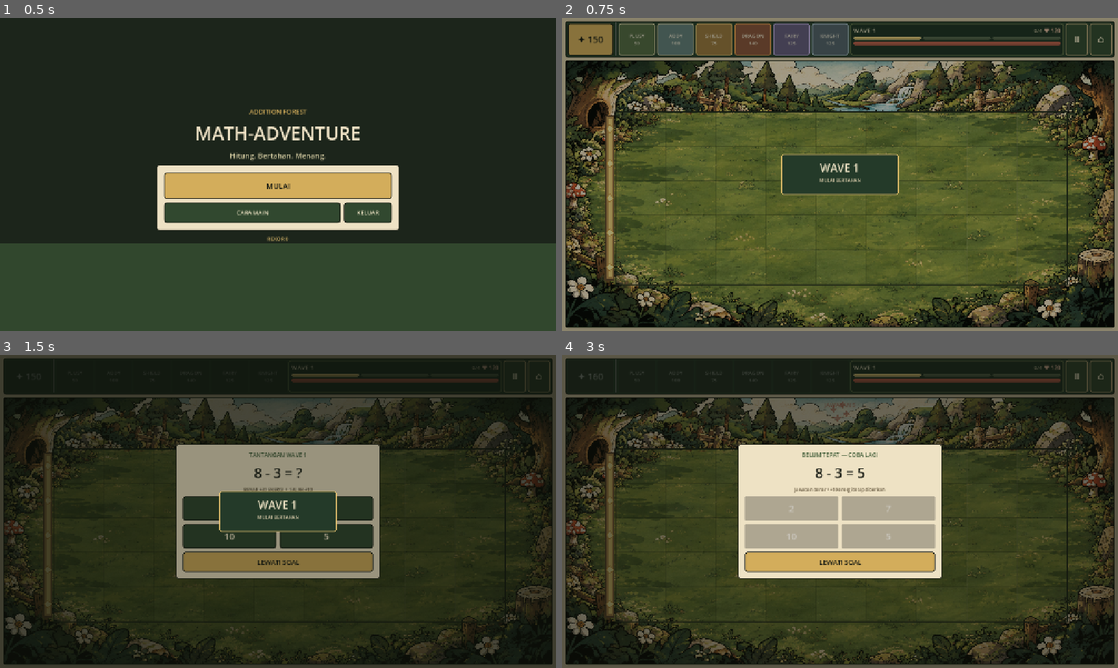
Above: before the commit, frames 1-4 (two rows, left to right).
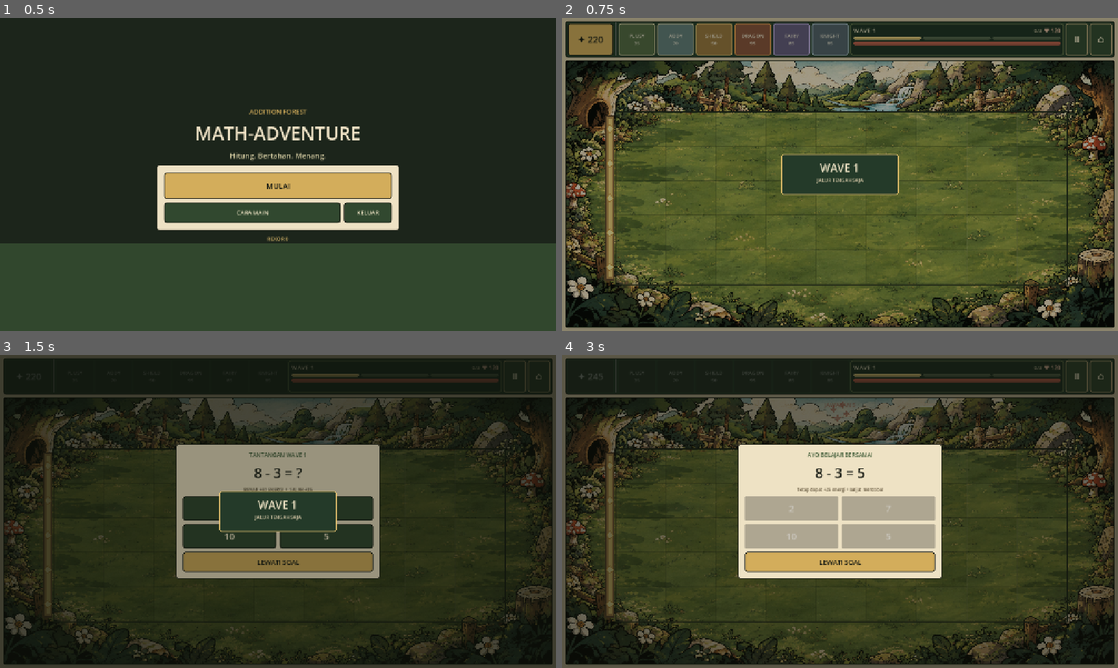
Above: after the commit, the same moments.

Repository: mukhlishulkhaniif/Pengantar-Game
Game: Godot game, scene res://scenes/main_menu.tscn
Same seed, same stepped clock (60 frames per second), same inputs: the game is played once before the commit and once after it.
Inputs:
- Up to frame 1 (0.5 s): no input
- Up to frame 2 (0.75 s): click "MULAI" at 0.5 s
- Up to frame 3 (1.5 s): click "✦ 150" (after the commit: "✦ 220") at 1.25 s
- Up to frame 4 (3 s): click "2" at 2 s; click "7" at 2.75 s

Frame 1 is identical in both runs. In frame 2, 0.1% of the frame differs, in the area x 4-87%, y 4-53%; in frame 3, less than 0.1%; in frame 4, 0.3%, in the area x 4-59%, y 6-44%.

Commit message:
Tingkatkan hadiah energi dari soal matematika

Diff:
--- a/math-adventure/scripts/domain/question_generator.gd
+++ b/math-adventure/scripts/domain/question_generator.gd
@@ -5,26 +5,26 @@
 static func make_question(difficulty: String = "mudah") -> Dictionary:
 	var min_value: int = 0
 	var max_value: int = 10
-	var reward: int = 30
+	var reward: int = 50
 	var difficulty_label: String = "Mudah"
 
 	# Rentang dibuat bertahap untuk anak SD. Angka pada tiap operasi
 	# dijaga agar tidak terlalu besar dan pengurangan tidak menghasilkan negatif.
 	match difficulty.to_lower():
 		"sedang", "medium":
-			min_value = 10
-			max_value = 30
-			reward = 45
+			min_value = 5
+			max_value = 15
+			reward = 60
 			difficulty_label = "Sedang"
 		"sulit", "hard":
 			min_value = 20
 			max_value = 50
-			reward = 60
+			reward = 75
 			difficulty_label = "Sulit"
 		_:
 			min_value = 0
 			max_value = 10
-			reward = 30
+			reward = 50
 			difficulty_label = "Mudah"
 
 	var a: int = randi_range(min_value, max_value)
--- a/math-adventure/scripts/presentation/battle.gd
+++ b/math-adventure/scripts/presentation/battle.gd
@@ -3,10 +3,10 @@
 const MAIN_MENU_SCENE: String = "res://scenes/main_menu.tscn"
 const ArenaViewScript = preload("res://scripts/presentation/arena_view.gd")
 const QuestionGenerator = preload("res://scripts/domain/question_generator.gd")
-const WAVE_COUNTS: Array[int] = [4, 5, 6]
-const GUARDIAN_COSTS: Dictionary = {"Plusy": 50, "Addy Cannon": 100, "Shield Cube": 75, "Multiply Dragon": 140, "Fraction Fairy": 125, "Number Knight": 125}
-
-var energy: int = 150
+const WAVE_COUNTS: Array[int] = [3, 4, 5]
+const GUARDIAN_COSTS: Dictionary = {"Plusy": 35, "Addy Cannon": 70, "Shield Cube": 50, "Multiply Dragon": 95, "Fraction Fairy": 85, "Number Knight": 85}
+
+var energy: int = 220
 var core_hp: int = 120
 var combo: int = 0
 var score: int = 0
@@ -19,6 +19,7 @@
 var spawned_this_wave: int = 0
 var spawn_target: int = 0
 var spawn_timer: float = 0.0
+var passive_energy_timer: float = 0.0
 var intermission_timer: float = 0.0
 var next_enemy_id: int = 1
 var battle_finished: bool = false
@@ -78,9 +79,17 @@
 	if battle_finished or paused:
 		return
 
+	# Regenerasi energi kecil membantu anak tetap bisa mencoba strategi baru.
+	passive_energy_timer += delta
+	if passive_energy_timer >= 7.0:
+		passive_energy_timer -= 7.0
+		energy = mini(999, energy + 5)
+		if is_instance_valid(arena):
+			arena.add_visual_effect("reward", Vector2(arena.size.x * 0.5, 44.0), Color("#a6e6b8"), "+5 ENERGI")
+
 	if spawned_this_wave < spawn_target:
 		spawn_timer += delta
-		var spawn_interval: float = maxf(2.0, 2.65 - float(current_wave - 1) * 0.25)
+		var spawn_interval: float = maxf(3.4, 4.2 - float(current_wave - 1) * 0.3)
 		if spawn_timer >= spawn_interval:
 			spawn_timer = 0.0
 			_spawn_enemy()
@@ -151,12 +160,12 @@
 
 	guardian_button_types = ["Plusy", "Addy Cannon", "Shield Cube", "Multiply Dragon", "Fraction Fairy", "Number Knight"]
 	var card_titles: Dictionary = {
-		"Plusy": "PLUSY\n50",
-		"Addy Cannon": "ADDY\n100",
-		"Shield Cube": "SHIELD\n75",
-		"Multiply Dragon": "DRAGON\n140",
-		"Fraction Fairy": "FAIRY\n125",
-		"Number Knight": "KNIGHT\n125"
+		"Plusy": "PLUSY\n35",
+		"Addy Cannon": "ADDY\n70",
+		"Shield Cube": "SHIELD\n50",
+		"Multiply Dragon": "DRAGON\n95",
+		"Fraction Fairy": "FAIRY\n85",
+		"Number Knight": "KNIGHT\n85"
 	}
 	for guardian_type in guardian_button_types:
 		var guardian_button := _make_button(str(card_titles[guardian_type]), Vector2(card_width, 72), false)
@@ -255,7 +264,7 @@
 	arena.slot_clicked.connect(_on_slot_clicked)
 	arena_panel.add_child(arena)
 
-	# Tantangan matematika muncul hanya ketika pemain mengetuk tombol energi.
+	# Tantangan matematika muncul saat pergantian wave atau ketika pemain mengetuk tombol energi.
 	question_popup = Control.new()
 	question_popup.set_anchors_and_offsets_preset(Control.PRESET_FULL_RECT)
 	question_popup.visible = false
@@ -286,7 +295,7 @@
 	question_label = _make_label("12 + 8 = ?", 31, Color("#171a13"), HORIZONTAL_ALIGNMENT_CENTER)
 	question_label.custom_minimum_size = Vector2(0, 48)
 	popup_content.add_child(question_label)
-	reward_hint_label = _make_label("BENAR +ENERGI  •  SALAH +10", 10, Color("#66583f"), HORIZONTAL_ALIGNMENT_CENTER)
+	reward_hint_label = _make_label("BENAR +ENERGI  •  SALAH +15", 10, Color("#66583f"), HORIZONTAL_ALIGNMENT_CENTER)
 	popup_content.add_child(reward_hint_label)
 
 	# Dua kolom memberi target sentuh lebih besar pada layar HP.
@@ -417,10 +426,9 @@
 		is_wave_challenge = true
 		wave_question_pending = false
 	elif not is_wave_challenge:
-		if bonus_question_used_this_wave:
-			feedback_label.text = "Soal bonus sudah dipakai pada wave ini."
-			feedback_label.add_theme_color_override("font_color", Color("#e9c777"))
-			return
+		# Soal bonus dapat dibuka berulang kali. Anak tidak perlu menunggu wave
+		# berikutnya untuk mengumpulkan energi; setiap percobaan tetap mengajarkan
+		# operasi matematika dan gameplay dijeda selama menjawab.
 		bonus_question_used_this_wave = true
 
 	question_is_wave_challenge = is_wave_challenge
@@ -440,7 +448,7 @@
 	question_is_wave_challenge = false
 	paused = false
 	question_popup.visible = false
-	feedback_label.text = "Soal dilewati • tanpa bonus tambahan"
+	feedback_label.text = "Soal dilewati • permainan tetap lanjut"
 	feedback_label.add_theme_color_override("font_color", Color("#e9c777"))
 	_refresh_hud()
 
@@ -453,7 +461,7 @@
 		else:
 			math_heading.text = "SOAL BONUS • WAVE %d" % current_wave
 	if is_instance_valid(reward_hint_label):
-		reward_hint_label.text = "BENAR +%d ENERGI  •  SALAH +10" % int(current_question["reward"])
+		reward_hint_label.text = "BENAR +%d ENERGI  •  SALAH +25" % int(current_question["reward"])
 	var options: Array = current_question["options"]
 	for index in range(answer_buttons.size()):
 		answer_buttons[index].text = str(options[index])
@@ -504,13 +512,13 @@
 	else:
 		wrong_answers += 1
 		combo = 0
-		energy = mini(999, energy + 10)
-		feedback_label.text = "%s = %d  •  +10 energi" % [question_text, correct]
+		energy = mini(999, energy + 25)
+		feedback_label.text = "%s = %d  •  +25 energi" % [question_text, correct]
 		feedback_label.add_theme_color_override("font_color", Color("#b95c49"))
 		if is_instance_valid(math_heading):
-			math_heading.text = "BELUM TEPAT — COBA LAGI"
+			math_heading.text = "AYO BELAJAR BERSAMA!"
 		if is_instance_valid(reward_hint_label):
-			reward_hint_label.text = "Jawaban benar • +10 energi tetap diberikan"
+			reward_hint_label.text = "Tetap dapat +25 energi • lanjut mencoba!"
 		if is_instance_valid(arena):
 			arena.add_visual_effect("reward", Vector2(arena.size.x * 0.5, 34.0), Color("#b95c49"), "JAWABAN %d" % correct)
 
@@ -619,7 +627,13 @@
 	if is_instance_valid(title):
 		title.text = "WAVE %d" % wave_number
 	if is_instance_valid(subtitle):
-		subtitle.text = "MULAI BERTAHAN" if wave_number == 1 else "WAVE BERIKUTNYA"
+		match wave_number:
+			1:
+				subtitle.text = "JALUR TENGAH SAJA"
+			2:
+				subtitle.text = "TENGAH & JALUR SAMPING"
+			_:
+				subtitle.text = "SEMUA JALUR • BERSIAP"
 	wave_banner.modulate.a = 1.0
 	wave_banner.visible = true
 	wave_banner_timer = 1.45
@@ -636,27 +650,26 @@
 
 func _spawn_enemy() -> void:
 	var enemy_type: String = "Error Blob"
-	if current_wave == 2 and spawned_this_wave % 3 == 2:
-		enemy_type = "Minus Monster"
-	elif current_wave >= 3:
-		if spawned_this_wave % 4 == 3:
+	# Hanya ada satu musuh khusus pada wave terakhir; dua wave awal fokus belajar dasar.
+	if current_wave >= 3:
+		if spawned_this_wave == 3:
 			enemy_type = "Calculator Bug"
-		elif spawned_this_wave % 3 == 2:
+		elif spawned_this_wave == 4:
 			enemy_type = "Minus Monster"
 
-	var hp: int = 55
-	var speed: float = 22.0
-	var core_damage: int = 12
+	var hp: int = 48
+	var speed: float = 14.0
+	var core_damage: int = 6
 	if enemy_type == "Minus Monster":
-		hp = 90
+		hp = 68
+		speed = 11.0
+		core_damage = 6
+	elif enemy_type == "Calculator Bug":
+		hp = 54
 		speed = 18.0
-		core_damage = 12
-	elif enemy_type == "Calculator Bug":
-		hp = 65
-		speed = 31.0
-		core_damage = 10
-
-	var lane: int = randi_range(0, 4)
+		core_damage = 5
+
+	var lane: int = _choose_enemy_lane()
 	enemies.append({
 		"id": next_enemy_id,
 		"type": enemy_type,
@@ -673,6 +686,18 @@
 	next_enemy_id += 1
 	spawned_this_wave += 1
 
+
+func _choose_enemy_lane() -> int:
+	# Jalur sengaja dibuat berurutan dan dapat diprediksi agar anak bisa belajar strategi.
+	# Indeks baris: 0 paling atas, 2 tengah, 4 paling bawah.
+	if current_wave <= 1:
+		return 2
+	if current_wave == 2:
+		var wave_two_pattern: Array[int] = [2, 1, 2, 3]
+		return wave_two_pattern[mini(spawned_this_wave, wave_two_pattern.size() - 1)]
+	var wave_three_pattern: Array[int] = [2, 1, 3, 0, 4]
+	return wave_three_pattern[mini(spawned_this_wave, wave_three_pattern.size() - 1)]
+
 func _update_guardians(delta: float) -> void:
 	for index in range(guardians.size()):
 		var guardian: Dictionary = guardians[index]
@@ -681,11 +706,11 @@
 		guardian["hurt_anim"] = maxf(0.0, float(guardian.get("hurt_anim", 0.0)) - delta)
 		if guardian_type == "Plusy":
 			guardian["energy_timer"] = float(guardian.get("energy_timer", 0.0)) + delta
-			if float(guardian["energy_timer"]) >= 5.0:
-				guardian["energy_timer"] = float(guardian["energy_timer"]) - 5.0
-				energy = mini(999, energy + 5)
+			if float(guardian["energy_timer"]) >= 4.5:
+				guardian["energy_timer"] = float(guardian["energy_timer"]) - 4.5
+				energy = mini(999, energy + 8)
 				if is_instance_valid(arena):
-					arena.add_visual_effect("reward", arena.get_guardian_center(guardian), Color("#a6e6b8"), "+5")
+					arena.add_visual_effect("reward", arena.get_guardian_center(guardian), Color("#a6e6b8"), "+8")
 		elif guardian_type == "Addy Cannon" or guardian_type == "Multiply Dragon":
 			guardian["cooldown"] = float(guardian.get("cooldown", 0.0)) - delta
 			if float(guardian["cooldown"]) <= 0.0:
@@ -701,7 +726,7 @@
 						"y": arena.get_lane_center(int(guardian["lane"])) - (10.0 if is_dragon else 7.0),
 						"target_id": int(target["id"]),
 						"speed": 350.0 if is_dragon else 430.0,
-						"damage": 24 if is_dragon else 18,
+						"damage": 20 if is_dragon else 15,
 						"splash_radius": 78.0 if is_dragon else 0.0,
 						"splash_lane_radius": 1 if is_dragon else 0,
 						"target_lane": int(target["lane"])
@@ -830,7 +855,7 @@
 
 			# Number Knight membalas serangan dengan tebasan jarak dekat.
 			if guardian_type == "Number Knight" and float(guardian.get("cooldown", 0.0)) <= 0.0:
-				var knight_damage: int = 26
+				var knight_damage: int = 20
 				enemy["hp"] = int(enemy.get("hp", 0)) - knight_damage
 				enemy["hit_flash"] = 0.16
 				guardian["attack_anim"] = 0.24
@@ -850,14 +875,14 @@
 			enemy["attack_timer"] = float(enemy.get("attack_timer", 0.0)) + delta
 			if float(enemy["attack_timer"]) >= 1.25:
 				enemy["attack_timer"] = float(enemy["attack_timer"]) - 1.25
-				var incoming_damage: int = 8 if guardian_type == "Shield Cube" else 12
+				var incoming_damage: int = 4 if guardian_type == "Shield Cube" else 6
 				guardian["hp"] = int(guardian.get("hp", 180)) - incoming_damage
 				guardian["hurt_anim"] = 0.20
 				if is_instance_valid(arena):
 					arena.add_visual_effect("hit", arena.get_guardian_center(guardian), Color("#f2b4a8"), "-%d" % incoming_damage)
 				# Shield Cube memantulkan sebagian serangan sebagai duri pelindung.
 				if guardian_type == "Shield Cube":
-					var thorns_damage: int = 6
+					var thorns_damage: int = 4
 					enemy["hp"] = int(enemy.get("hp", 0)) - thorns_damage
 					if is_instance_valid(arena):
 						arena.add_visual_effect("hit", Vector2(float(enemy["x"]), arena.get_lane_center(int(enemy["lane"]))), Color("#f1d990"), "-%d" % thorns_damage)
@@ -885,11 +910,8 @@
 				core_hp -= core_damage_amount
 				if is_instance_valid(arena):
 					arena.add_visual_effect("hit", Vector2(core_line, arena.get_lane_center(int(enemy["lane"]))), Color("#f2b4a8"), "CORE -%d" % core_damage_amount)
-				if str(enemy["type"]) == "Minus Monster":
-					energy = maxi(0, energy - 10)
-					feedback_label.text = "Inti -%d • Energi -10" % core_damage_amount
-				else:
-					feedback_label.text = "Inti terkena serangan"
+				# Musuh yang lolos tidak mengurangi energi; anak cukup belajar dari HP Core.
+				feedback_label.text = "Inti terkena serangan (-%d HP)" % core_damage_amount
 				feedback_label.add_theme_color_override("font_color", Color("#f2b4a8"))
 				enemies.remove_at(index)
 				if core_hp <= 0:
@@ -920,8 +942,8 @@
 func _refresh_hud() -> void:
 	if is_instance_valid(energy_button):
 		energy_button.text = "✦ %d" % energy
-		energy_button.disabled = paused or battle_finished or bonus_question_used_this_wave
-		energy_button.tooltip_text = "Soal bonus sudah dipakai pada wave ini" if bonus_question_used_this_wave else "Jawab satu soal bonus pada wave ini"
+		energy_button.disabled = paused or battle_finished
+		energy_button.tooltip_text = "Ketuk untuk menjawab soal dan mendapatkan energi tambahan"
 	if is_instance_valid(core_label):
 		core_label.text = "♥ %d" % core_hp
 	if is_instance_valid(wave_label):
Not shown, added: math-adventure/docs/EASY_MODE_BALANCE_v1.9.md
Not shown, added: math-adventure/docs/ENERGY_QUESTION_BALANCE_v2.0.md
